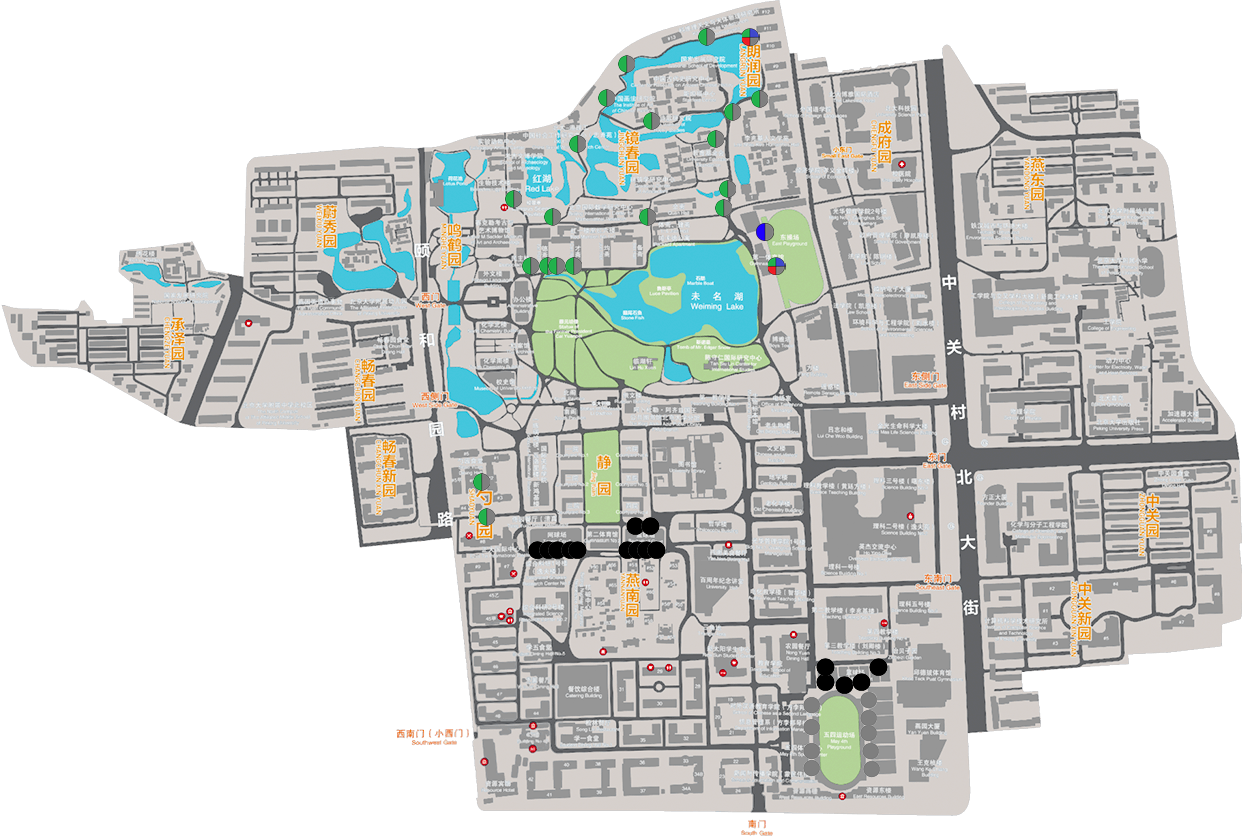
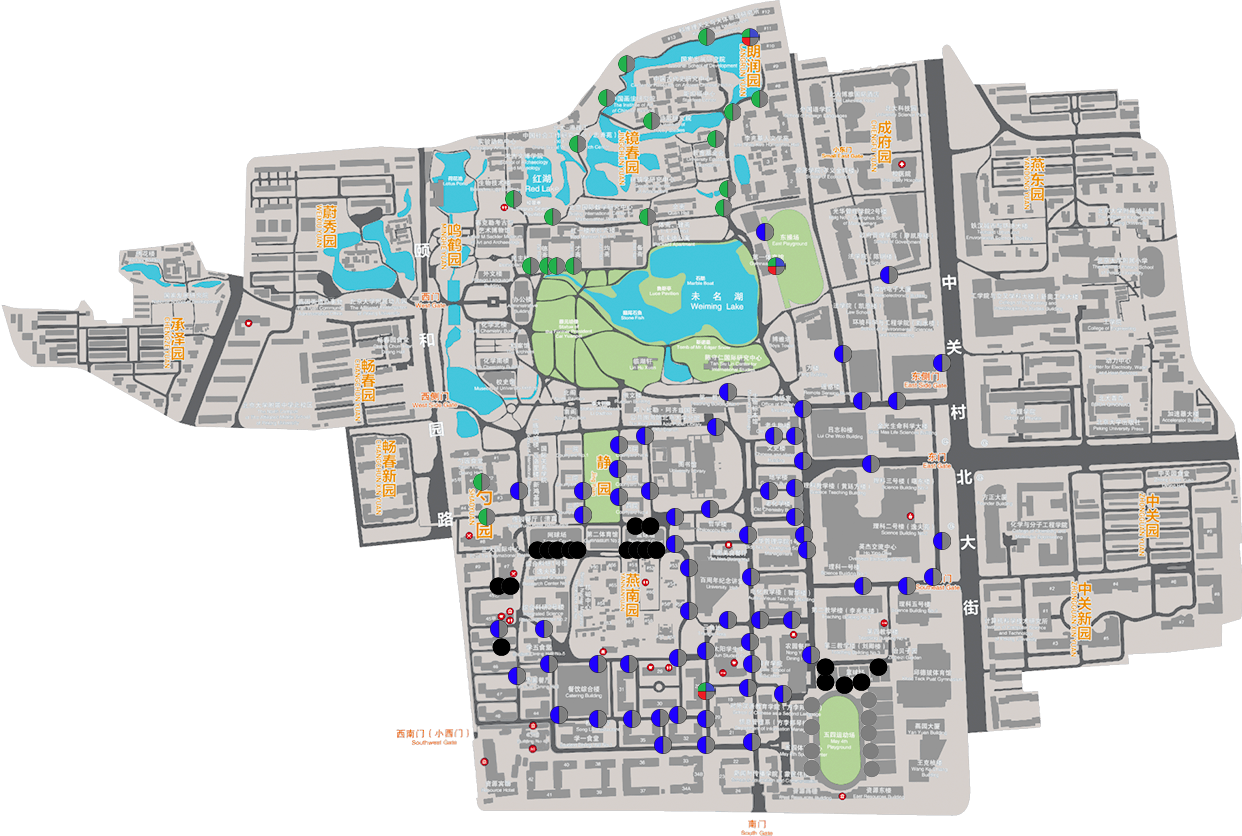
Layered file, before and after one edit (1242 x 836). Changes by layer:
added layer "图层 112" above "图层 111" over [492, 638, 511, 656]
added layer "图层 111" above "图层 110" over [501, 577, 520, 595]
added layer "图层 110" above "图层 39" over [489, 577, 508, 595]
added layer "图层 109" above "图层 108" over [774, 685, 792, 703]
added layer "图层 108" above "图层 107" over [924, 568, 942, 586]
added layer "图层 107" above "图层 106" over [898, 577, 916, 595]
added layer "图层 106" above "图层 105" over [854, 577, 872, 595]
added layer "图层 105" above "图层 104" over [933, 532, 951, 550]
added layer "图层 104" above "图层 103" over [880, 266, 898, 284]
added layer "图层 103" above "图层 102" over [933, 354, 951, 372]
added layer "图层 102" above "图层 101" over [888, 392, 906, 410]
added layer "图层 101" above "图层 100" over [853, 392, 871, 410]
added layer "图层 100" above "图层 99" over [834, 345, 852, 363]
added layer "图层 99" above "图层 98" over [862, 455, 880, 473]
added layer "图层 98" above "图层 97" over [802, 646, 820, 664]
added layer "图层 97" above "图层 96" over [510, 482, 528, 500]
added layer "图层 96" above "图层 95" over [574, 506, 592, 524]
added layer "图层 95" above "图层 94" over [574, 482, 592, 500]
added layer "图层 94" above "图层 93" over [610, 488, 628, 506]
added layer "图层 93" above "图层 92" over [609, 460, 627, 478]
added layer "图层 92" above "图层 91" over [743, 655, 761, 673]
added layer "图层 91" above "图层 90" over [741, 633, 759, 651]
added layer "图层 90" above "图层 89" over [697, 642, 715, 660]
added layer "图层 89" above "图层 88" over [610, 436, 628, 454]
…and 41 more changes (41 added)
